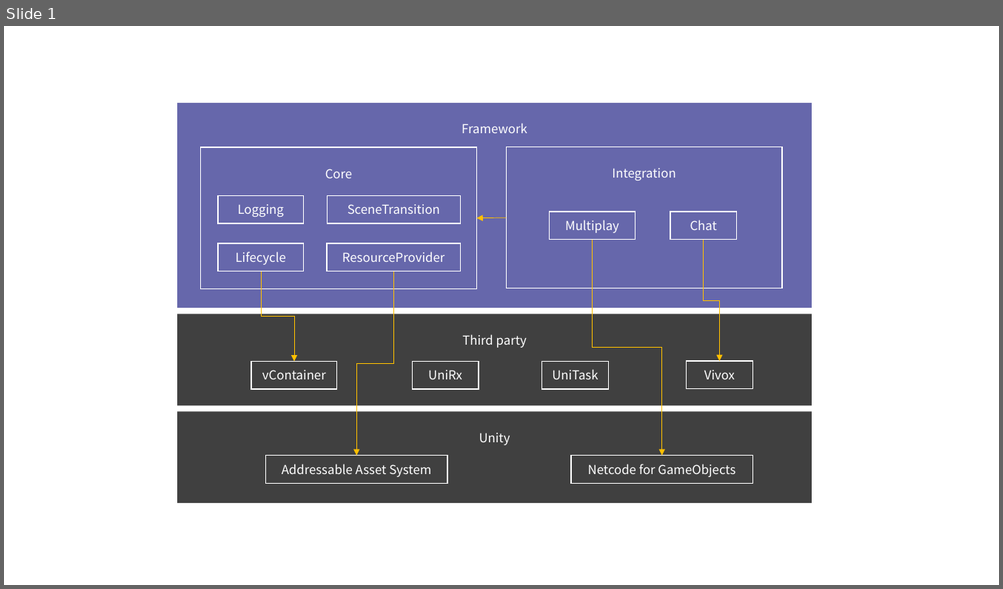
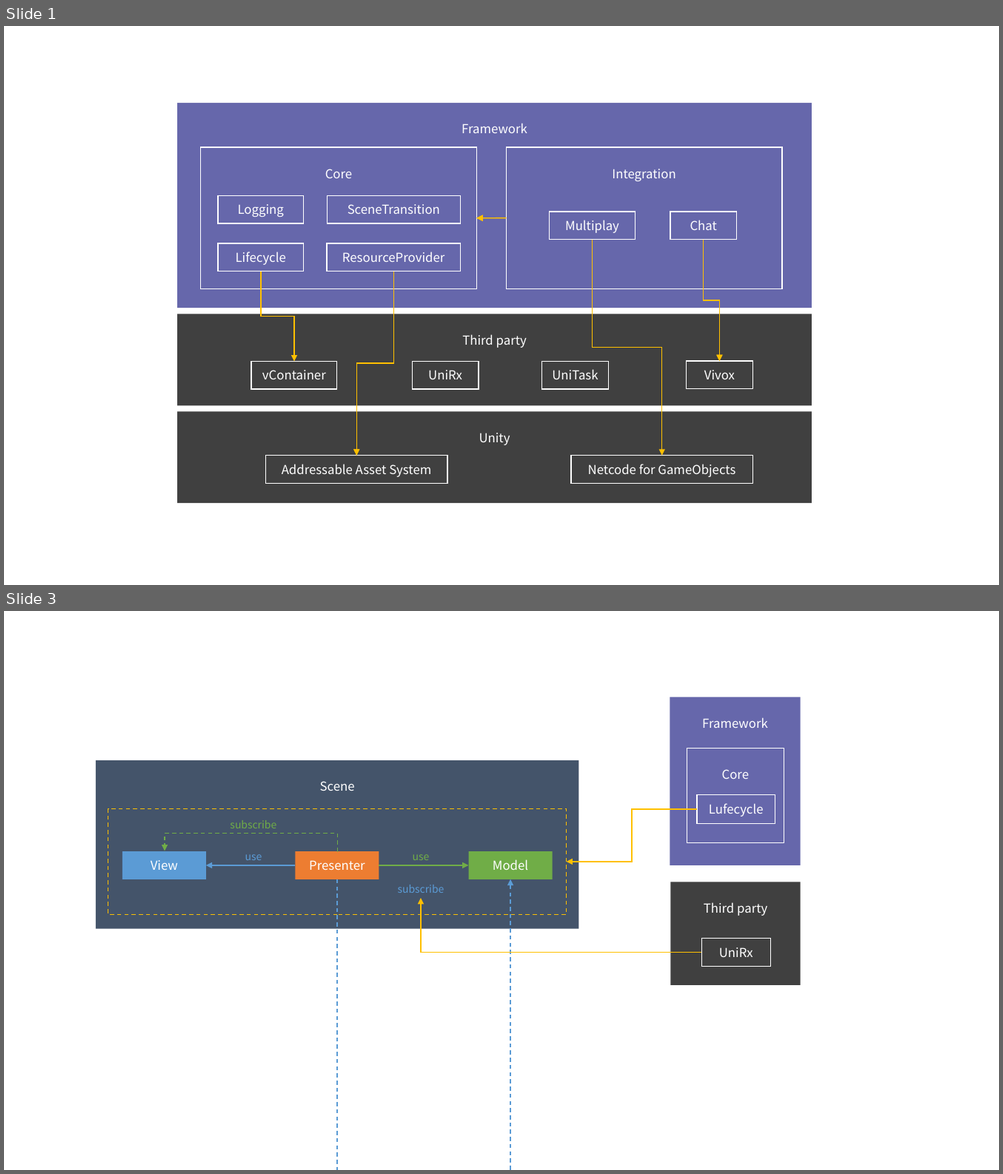
Before and after one commit to extreal-dev/Extreal.Guide, a slide deck: work/work.pptx. Shown one above the other, each under a label of ours: slide 1 before the commit, slides 1 and 3 after it; the slides between them are not shown. The pictures are 1003x589 and 1003x1174 pixels, drawn with LibreOffice and Linux fonts; fonts in the diff are those of the drawing. Boxes give left, top, right and bottom in pixels: in the first picture for what was removed or moved away, otherwise in the second. Text is boxed around its words. In the diff, an @@ line names an element or a change of style, - is before the commit and + after.

```diff
--- a/work/work.pptx
+++ b/work/work.pptx
@@ slide 3 added at box(4, 611, 999, 1170), background #FFFFFF @@
@@ rectangle added at box(669, 697, 800, 866), fill #6667AB, 12 pt, text #FFFFFF @@
+Framework
@@ rectangle added at box(96, 760, 578, 929), fill #44546A, 12 pt, text #FFFFFF @@
+Scene
@@ rectangle added at box(687, 749, 784, 843), fill #6667AB, outline #FFFFFF 1 pt, 12 pt, text #FFFFFF @@
+Core
@@ rectangle added at box(108, 809, 566, 914), outline #FFC000 1 pt dashed @@
@@ elbow arrow added from (697, 809) to (566, 862), #FFC000 1 pt @@
@@ rectangle added at box(697, 795, 776, 823), fill #6667AB, outline #FFFFFF 1 pt, 12 pt, text #FFFFFF @@
+Lufecycle
@@ text added at box(230, 820, 276, 829), 10 pt, text #70AD47 @@
+subscribe
@@ rectangle added at box(122, 852, 206, 880), fill #5B9BD5, 12 pt, text #FFFFFF @@
+View
@@ elbow arrow added from (338, 852) to (165, 851), #70AD47 1 pt dashed @@
@@ text added at box(245, 854, 262, 860), 10 pt, text #5B9BD5 @@
+use
@@ rectangle added at box(295, 852, 378, 880), fill #ED7D31, 12 pt, text #FFFFFF @@
+Presenter
@@ text added at box(412, 854, 430, 860), 10 pt, text #70AD47 @@
+use
@@ rectangle added at box(469, 852, 552, 880), fill #70AD47, 12 pt, text #FFFFFF @@
+Model
@@ arrow added from (295, 866) to (206, 866), #5B9BD5 1 pt @@
@@ arrow added from (378, 866) to (469, 866), #70AD47 1 pt @@
@@ elbow arrow added from (337, 880) to (511, 880), #5B9BD5 1 pt dashed @@
@@ text added at box(398, 885, 444, 893), 10 pt, text #5B9BD5 @@
+subscribe
@@ elbow arrow added from (702, 953) to (421, 898), #FFC000 1 pt @@
@@ rectangle added at box(670, 883, 800, 985), fill #404040, 12 pt, text #FFFFFF @@
+Third party
@@ rectangle added at box(702, 939, 770, 966), fill #404040, outline #FFFFFF 1 pt, 12 pt, text #FFFFFF @@
+UniRx
@@ slide 1 changed as well @@
@@ arrow added from (506, 218) to (476, 218), #FFC000 0.5 pt @@
@@ arrow added from (506, 218) to (476, 218), #FFC000 1 pt @@
```
Also in this commit, not shown: 2 other slides added, 1 slide removed, 5 other files.
